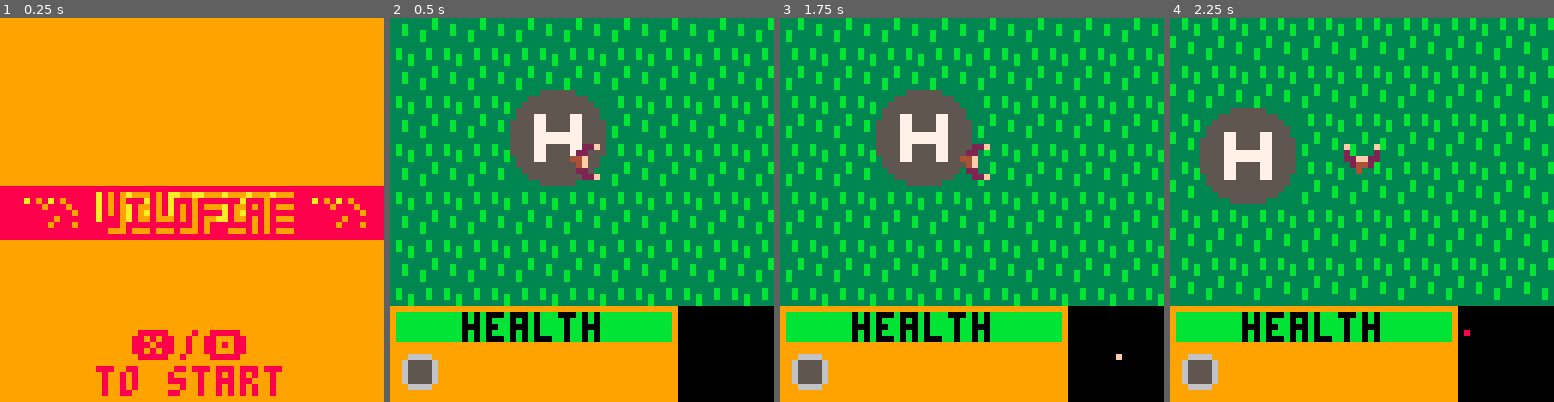
Above: before the commit, frames 1-4 (left to right).
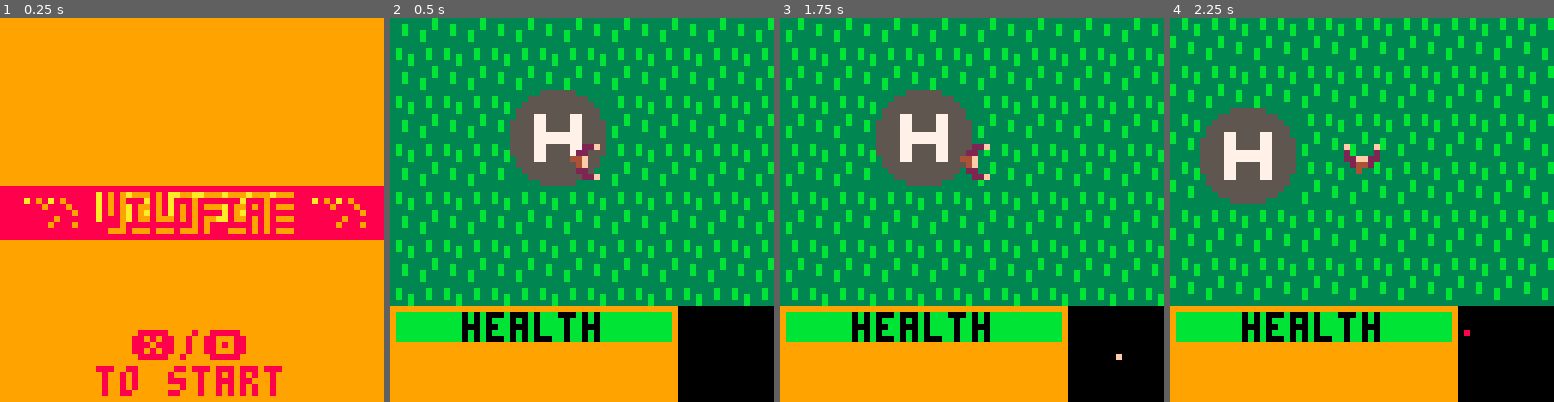
Above: after the commit, the same moments.

Repository: notCalle/pico-8-carts
Game: PICO-8 cartridge wildfire.p8
Two runs of this game, one before a commit and one after it. Both use one fixed random seed, a clock stepped at 60 frames per second and the inputs below.
Inputs:
- Up to frame 1 (0.25 s): no input
- Up to frame 2 (0.5 s): tap X (X key) at 0.33 s
- Up to frame 3 (1.75 s): tap O (Z key) at 0.7, 1.7 s; tap X (X key) at 1.07 s; hold Right from 1.6 s (still down)
- Up to frame 4 (2.25 s): tap X (X key) at 1.85 s; release Right at 2.1 s; tap O (Z key) at 2.1 s; hold Up from 2.15 s (still down)

Frame 1 is identical in both runs. In frame 2, 0.8% of the frame differs, in the area x 3-13%, y 87-97%; in frame 3, 0.8%; in frame 4, 0.8%.

Commit message:
Update item (bucket) management

Diff:
--- a/wildfire.p8
+++ b/wildfire.p8
@@ -149,7 +149,8 @@
 	hd_x=1,
 	hd_y=0,
 	ht=max_ht,
-	bkt=0
+	bkt=0,
+	n_bkt=0
 	}
 
 function move_player()
@@ -173,35 +174,40 @@
 function collide_player()
 	local flags=0
 	for d_x=0,7,7 do
-		local map_x=64+(play.x+d_x)/8
+		local map_x=(play.x+d_x)/8
 		for d_y=0,7,7 do
 			local map_y=(play.y+d_y)/8
-			local spr=mget(map_x,map_y)
-			flags=bor(fget(spr),flags)
-		end
-	end
-	if fl_tst(fl_m.fire,flags) then
-		play.ht-=1
-	end
-	if fl_tst(fl_m.water,flags) then
-		play.ht=min(play.ht*1.01,max_ht)
-		if(play.bkt) play.bkt=1
-	end
-	if fl_tst(fl_m.block,flags) then
-		play.x-=play.dx
-		play.y-=play.dy
+			local	flags=fget(iget(map_x,map_y))
+			if fl_tst(fl_m.fire,flags) then
+				play.ht-=1
+			else
+				play.ht=min(play.ht*1.0001,max_ht)
+			end
+			if fl_tst(fl_m.water,flags) then
+				if(play.bkt) play.bkt=1
+			end
+			if fl_tst(fl_m.block,flags) then
+				play.x-=play.dx
+				play.y-=play.dy
+			end
+			if fl_tst(fl_m.item,flags) then
+				take_item(map_x,map_y)
+			end
+		end
 	end
 end
 
 function use_bucket()
-	local map_x=play.x/8+play.hd_x
-	local map_y=play.y/8+play.hd_y
-
-	if(not play.bkt or play.bkt<1) return
-
-	if fget(mget(64+map_x,map_y),fl_b.fire) then
-		mset(64+map_x,map_y,0)
-	end
+	if(play.bkt<1) return
+
+	for x=0,1 do
+		local mx=(play.x+7*x)/8+play.hd_x
+		for y=0,1 do
+			local my=(play.y+7*y)/8+play.hd_y
+			iset(mx,my,12)
+		end
+	end
+	play.ht=min(play.ht*1.25,max_ht)
 	play.bkt-=1
 end
 
@@ -336,7 +342,14 @@
 	end
 	print("health",12,1,0)
 
-	if(play.bkt) spr(64+play.bkt,1,7)
+	if play.n_bkt>0 then
+		for n=1,play.bkt do
+			spr(item.bucket_full,n*4-3,7)
+		end
+		for n=play.bkt+1,play.n_bkt do
+			spr(item.bucket,n*4-3,7)
+		end
+	end
 end
 
 function draw_world()
